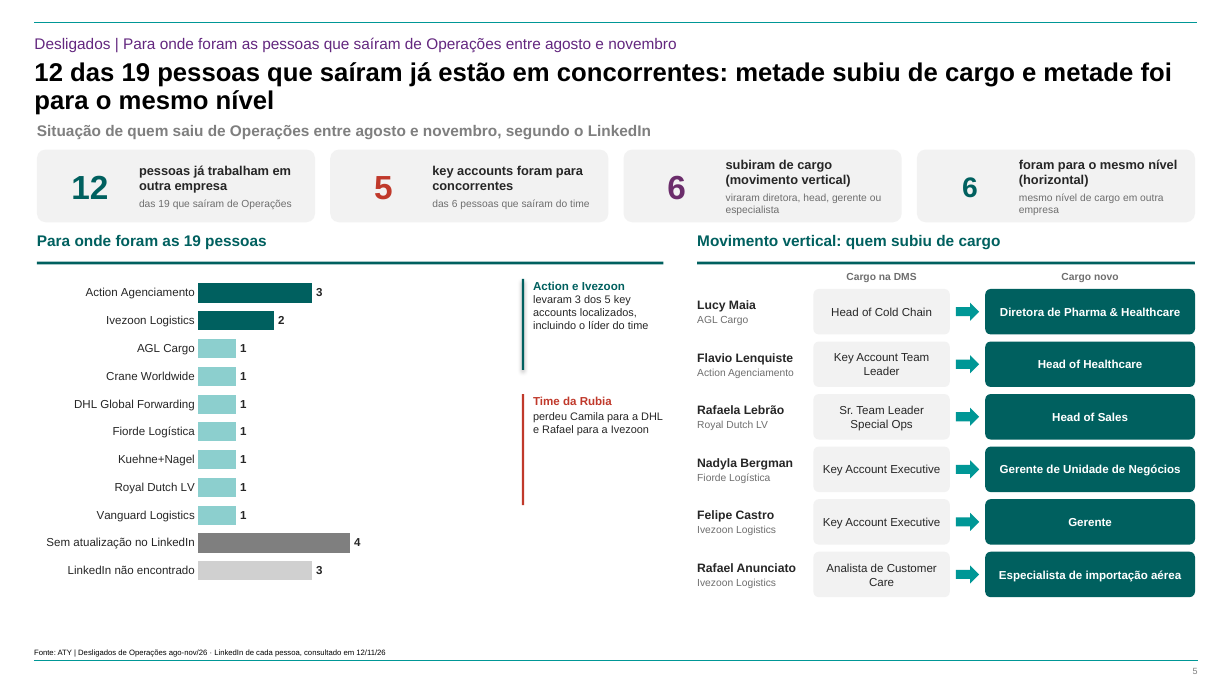
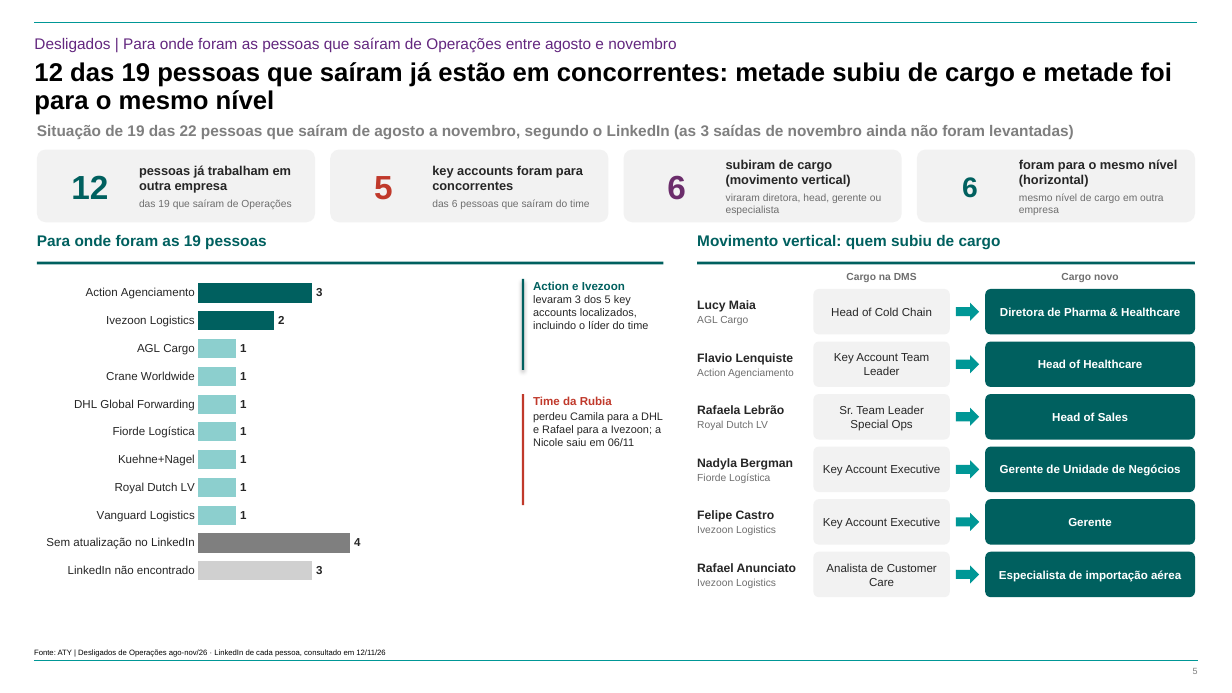
Before and after one commit to suzetemirandasilva5601-cpu/Challenge, a slide deck: slide 5 of 20261112 - ATY - Diagnóstico da Estrutura de Operações - Vagas e Férias.pptx. Drawn at 1232x693 pixels with LibreOffice and Linux fonts; fonts in the diff are those of the drawing; background and template pictures are left out. Boxes give left, top, right and bottom in pixels: in the first picture for what was removed or moved away, otherwise in the second. Text is boxed around its words. In the diff, an @@ line names an element or a change of style, - is before the commit and + after.

Commit message:
Integra admissões e desligamentos até novembro nos slides existentes

```diff
--- a/20261112 - ATY - Diagnóstico da Estrutura de Operações - Vagas e Férias.pptx
+++ b/20261112 - ATY - Diagnóstico da Estrutura de Operações - Vagas e Férias.pptx
@@ text at (37,125,1074,139): text changed @@
-Situação de quem saiu de Operações entre agosto e novembro, segundo o LinkedIn
+Situação de 19 das 22 pessoas que saíram de agosto a novembro, segundo o LinkedIn (as 3 saídas de novembro ainda não foram levantadas)
@@ text at (533,412,663,446): text changed @@
-perdeu Camila para a DHL e Rafael para a Ivezoon
+perdeu Camila para a DHL e Rafael para a Ivezoon; a Nicole saiu em 06/11
```
Also in this commit, not shown: 5 other slides changed, 3 other files.
